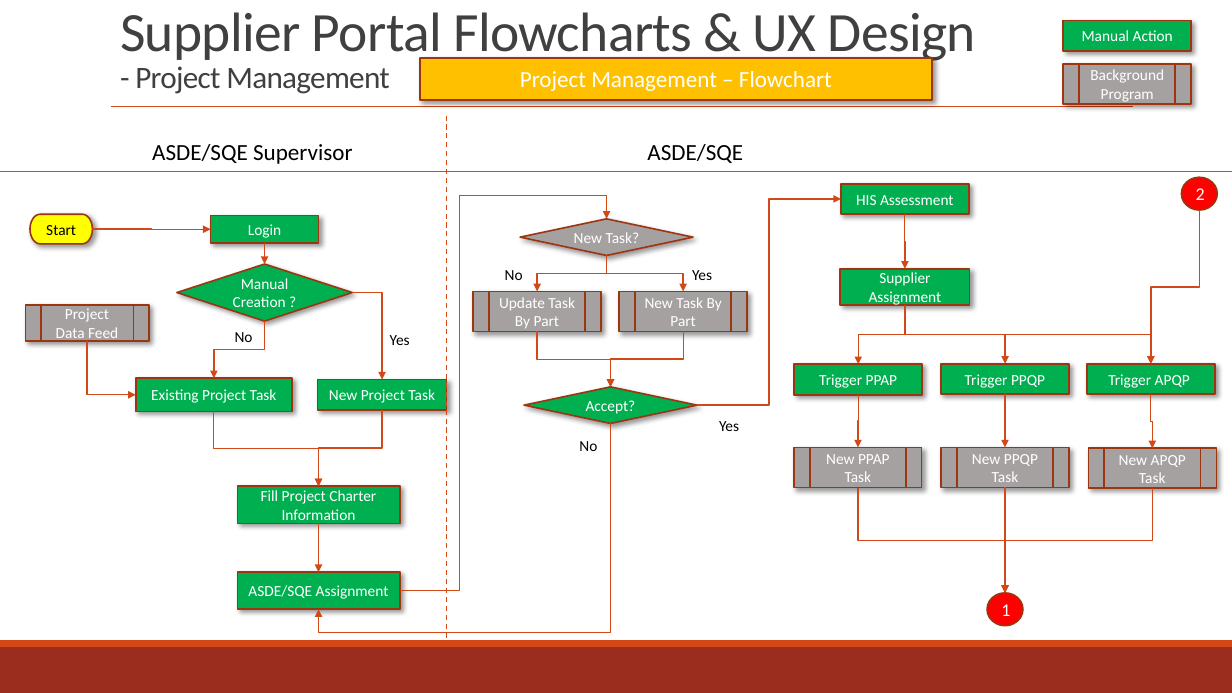
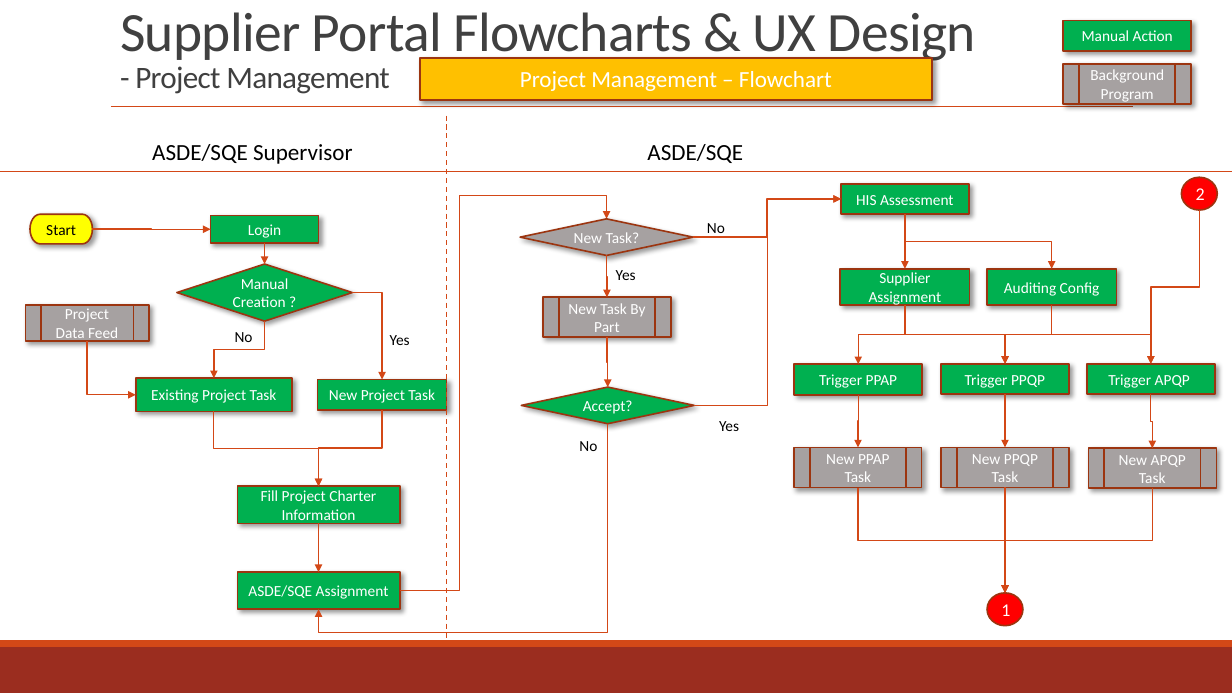
Before and after one commit to zyw9963/YFVE-supplier-portal, a slide deck: slide 45 of projects/YanFeng/02 System Design/User Stories/Flowcharts/Supplier FlowCharts & UX.pptx. Drawn at 1232x693 pixels with LibreOffice and Linux fonts; fonts in the diff are those of the drawing. Boxes give left, top, right and bottom in pixels: in the first picture for what was removed or moved away, otherwise in the second. Text is boxed around its words. In the diff, an @@ line names an element or a change of style, - is before the commit and + after.

```diff
--- a/projects/YanFeng/02 System Design/User Stories/Flowcharts/Supplier FlowCharts & UX.pptx
+++ b/projects/YanFeng/02 System Design/User Stories/Flowcharts/Supplier FlowCharts & UX.pptx
@@ elbow arrow added from (693, 238) to (841, 199), #D34817 1 pt @@
@@ elbow arrow (694, 406) - (841, 199): route changed @@
@@ text "No" rewrapped from (x1=505, y1=270, x2=523, y2=280) to (x1=707, y1=223, x2=725, y2=238) @@
@@ elbow arrow added from (905, 214) to (1052, 269), #D34817 1 pt @@
@@ elbow arrow removed from (606, 255) to (537, 291) @@
@@ text "Yes" moved from (x1=692, y1=270, x2=712, y2=280) to (x1=616, y1=270, x2=636, y2=280) @@
@@ elbow arrow moved from (606, 255) - (683, 291) to (606, 255) - (607, 298) @@
@@ rectangle added at (x1=987, y1=269, x2=1116, y2=305), fill #00B050, outline #9C3511 1.25 pt, 12 pt, text #FFFFFF @@
+Auditing Config
@@ flow chart predefined process removed at (x1=473, y1=291, x2=602, y2=331) @@
-Update Task By Part
@@ flow chart predefined process "New Task By Part" moved from (x1=619, y1=291, x2=748, y2=331) to (x1=543, y1=298, x2=672, y2=337) @@
@@ elbow arrow added from (1052, 305) to (1006, 364), #D34817 1 pt @@
@@ elbow arrow removed from (537, 332) to (611, 387) @@
@@ elbow arrow moved from (683, 332) - (611, 387) to (607, 337) - (608, 387) @@
@@ elbow arrow (608, 424) - (319, 609): route changed @@
```
Also in this commit, not shown: 19 other slides changed, 9 slides added, 2 other files.
